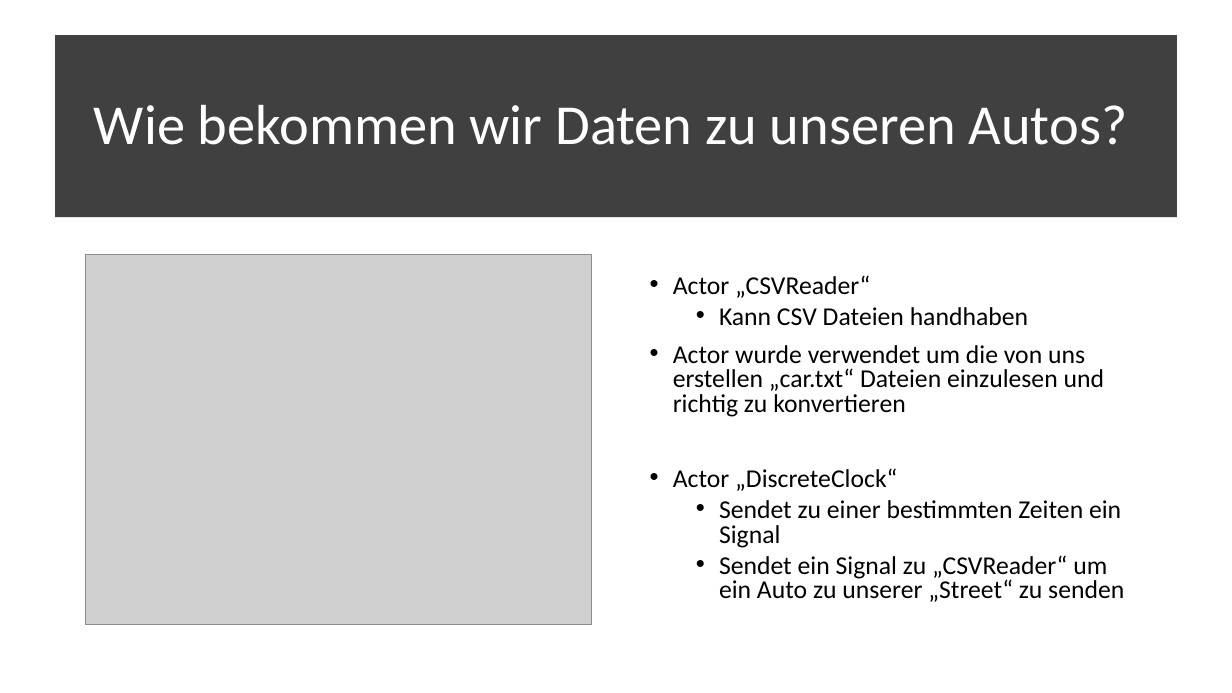
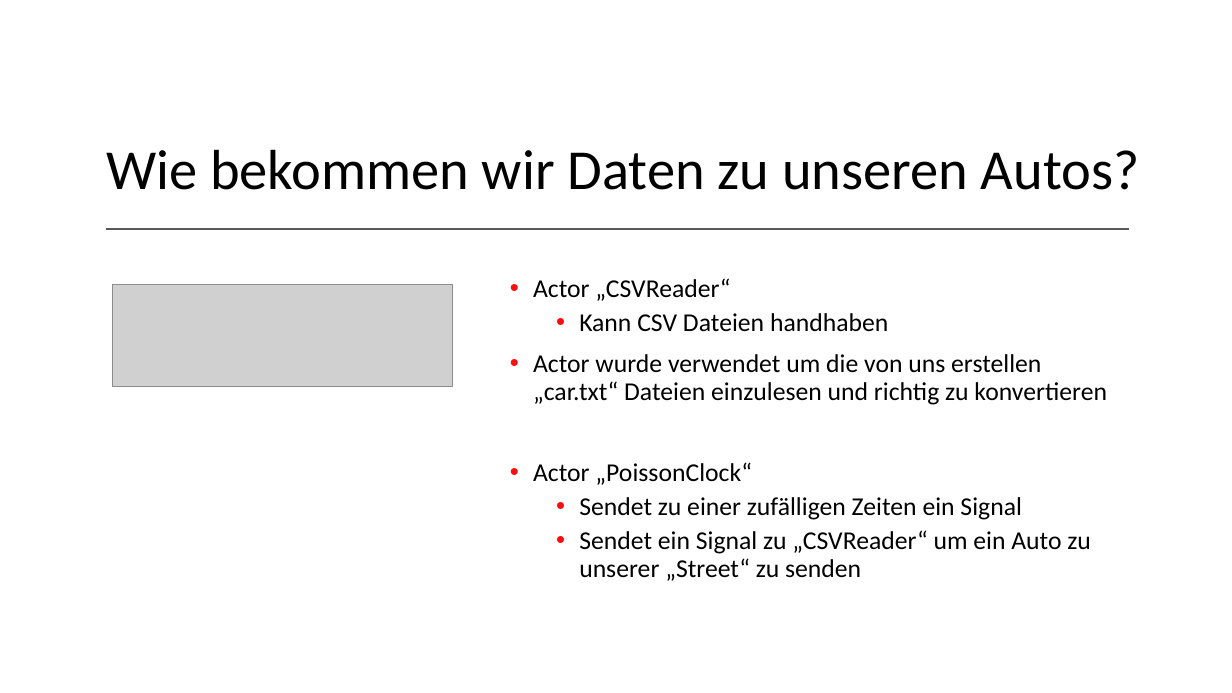
Before and after one commit to code-drey/car_simulation, a slide deck: slide 6 of Presentation/Traffic-flow-modeling-and-analysis.pptx. Drawn at 1232x693 pixels with LibreOffice and Linux fonts; fonts in the diff are those of the drawing; grey boxes stand for pictures. Boxes give left, top, right and bottom in pixels: in the first picture for what was removed or moved away, otherwise in the second. Text is boxed around its words. In the diff, an @@ line names an element or a change of style, - is before the commit and + after.

Commit message:
fixed presentation

```diff
--- a/Presentation/Traffic-flow-modeling-and-analysis.pptx
+++ b/Presentation/Traffic-flow-modeling-and-analysis.pptx
@@ rectangle removed at (x1=55, y1=35, x2=1177, y2=217) @@
@@ title "Wie bekommen wir Daten zu ..." moved from (x1=94, y1=105, x2=1128, y2=145) to (x1=106, y1=149, x2=1140, y2=190) @@
@@ title "Wie bekommen wir Daten zu ..." at (x1=106, y1=149, x2=1140, y2=190): text colour #FFFFFF to #000000; vertical alignment middle to bottom @@
@@ line added from (106, 229) to (1129, 229), #595959 1.25 pt @@
@@ picture removed at (x1=85, y1=254, x2=592, y2=624) @@
@@ picture added at (x1=113, y1=284, x2=453, y2=386) @@
@@ text "Actor „CSVReader“" moved from (x1=673, y1=275, x2=1124, y2=602) to (x1=533, y1=278, x2=1107, y2=581) @@
@@ text "Actor „CSVReader“" at (x1=533, y1=278, x2=1107, y2=581): vertical alignment middle to top @@
@@ text at (x1=533, y1=278, x2=1107, y2=581): line spacing 0.8 to 0.9 @@
@@ text at (x1=533, y1=462, x2=1021, y2=520): text changed @@
-• Actor „DiscreteClock“
-  • Sendet zu einer bestimmten Zeiten ein Signal
+• Actor „PoissonClock“
+  • Sendet zu einer zufälligen Zeiten ein Signal
```
